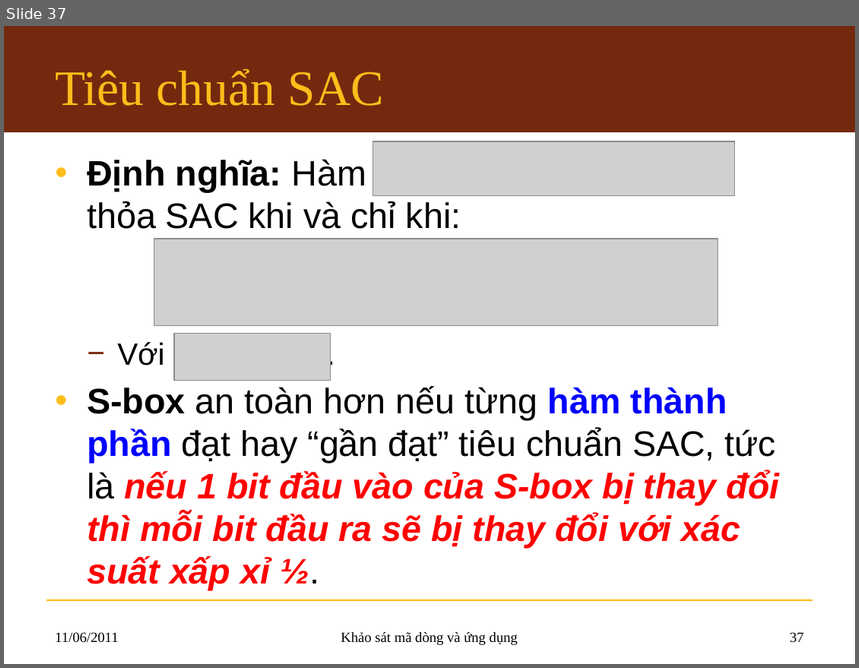
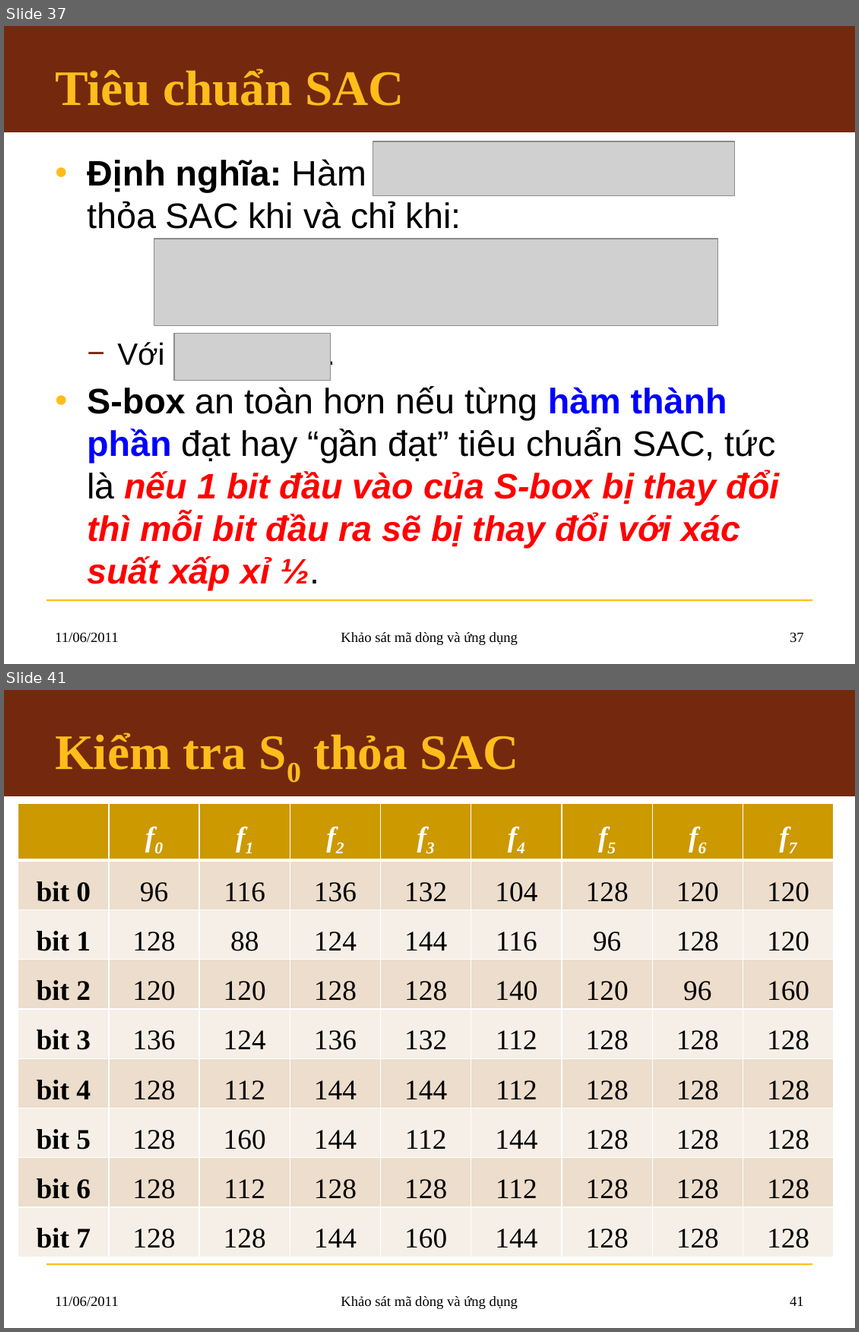
Before and after one commit to hemprasad/lvmm-sc, a slide deck: 7.Slide/KLTN_Slide.pptx. Shown one above the other, each under a label of ours: slide 37 before the commit, slides 37 and 41 after it; the slides between them are not shown. The pictures are 859x668 and 859x1332 pixels, drawn with LibreOffice and Linux fonts; fonts in the diff are those of the drawing; grey boxes stand for pictures; background and template pictures are left out. Boxes give left, top, right and bottom in pixels: in the first picture for what was removed or moved away, otherwise in the second. Text is boxed around its words. In the diff, an @@ line names an element or a change of style, - is before the commit and + after.

```diff
--- a/7.Slide/KLTN_Slide.pptx
+++ b/7.Slide/KLTN_Slide.pptx
@@ slide 41 added at [4, 690, 855, 1328], background #FFFFFF; not listed: 2 template elements that a slide beside it also shows @@
@@ title added at [55, 733, 519, 770], 42 pt, text #FFBD1B, bold @@
+Kiểm tra S0 thỏa SAC
@@ table added at [18, 803, 831, 1257], 9 rows, 9 columns @@
+ | f0 | f1 | f2 | f3 | f4 | f5 | f6 | f7
+bit 0 | 96 | 116 | 136 | 132 | 104 | 128 | 120 | 120
+bit 1 | 128 | 88 | 124 | 144 | 116 | 96 | 128 | 120
+bit 2 | 120 | 120 | 128 | 128 | 140 | 120 | 96 | 160
+bit 3 | 136 | 124 | 136 | 132 | 112 | 128 | 128 | 128
+bit 4 | 128 | 112 | 144 | 144 | 112 | 128 | 128 | 128
+bit 5 | 128 | 160 | 144 | 112 | 144 | 128 | 128 | 128
+bit 6 | 128 | 112 | 128 | 128 | 112 | 128 | 128 | 128
+bit 7 | 128 | 128 | 144 | 160 | 144 | 128 | 128 | 128
@@ text added at [55, 1296, 118, 1307], 12 pt, text #000000 @@
+11/06/2011
@@ text added at [341, 1296, 518, 1309], 12 pt, text #000000 @@
+Khảo sát mã dòng và ứng dụng
@@ page number added at [790, 1296, 804, 1306], 12 pt, text #000000 @@
+41
@@ slide 37 changed as well @@
@@ title "Tiêu chuẩn SAC" at [55, 69, 405, 106]: bold on @@
```
Also in this commit, not shown: 35 other slides changed, 5 other slides added.
